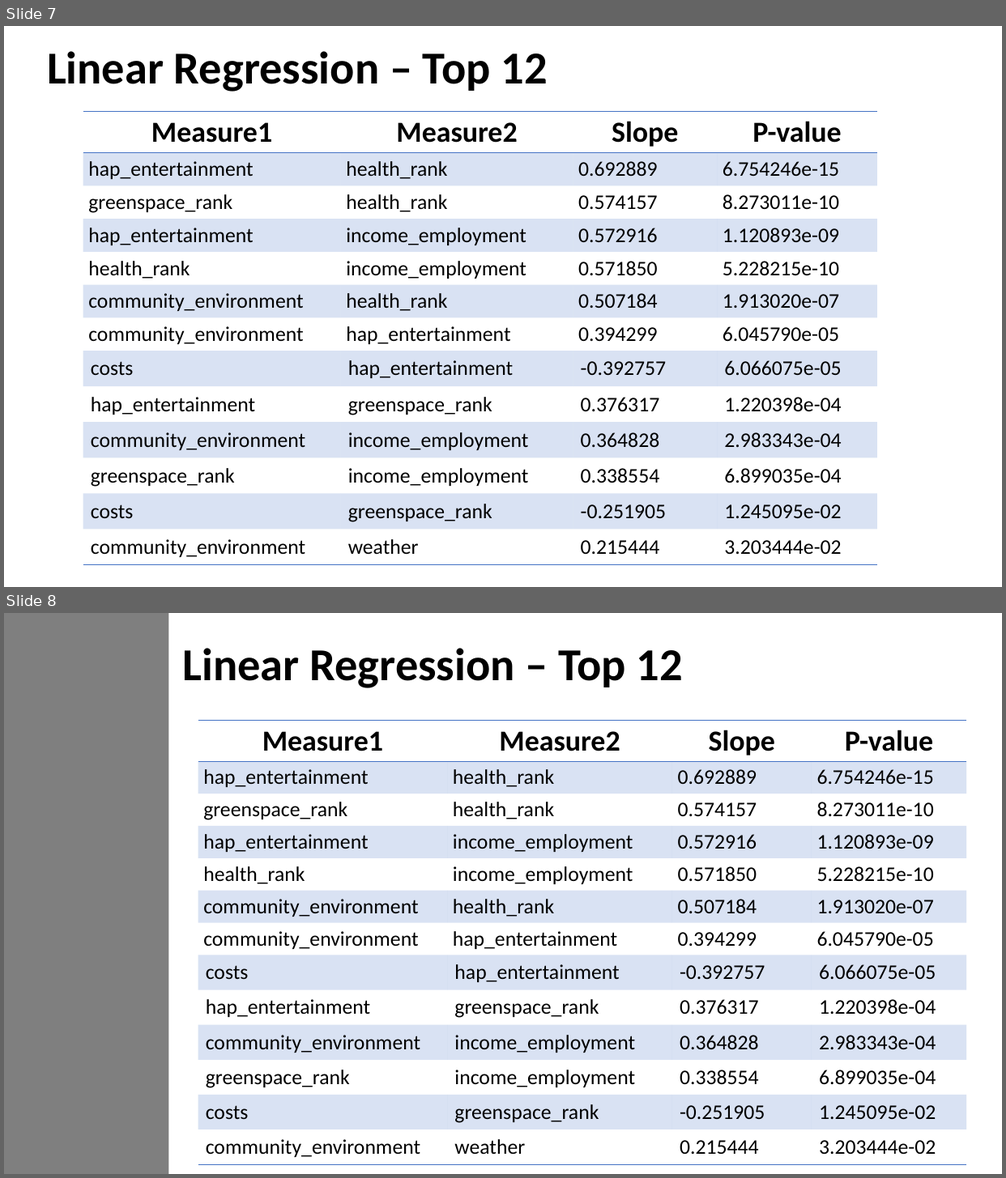
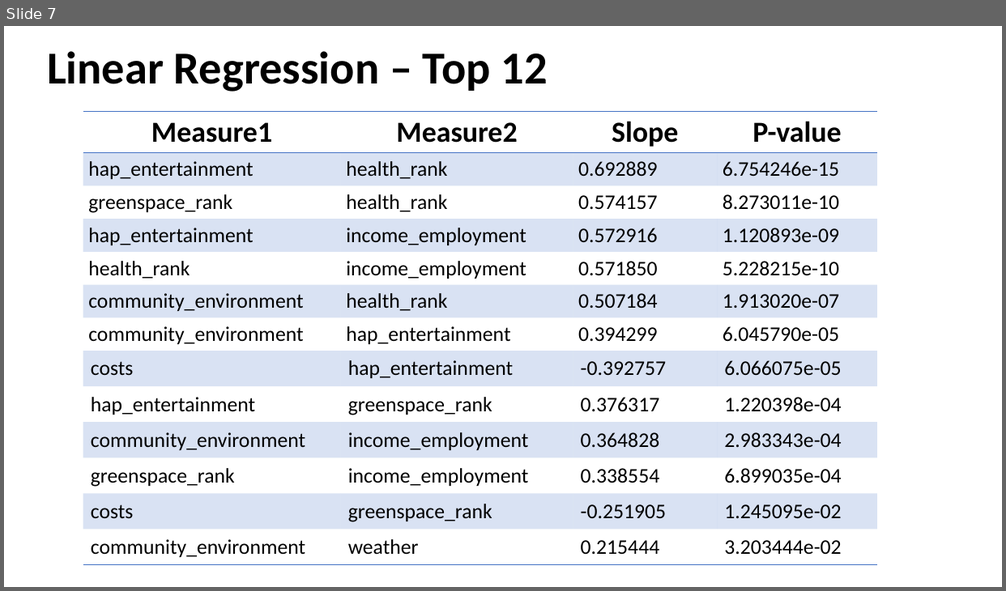
Before and after one commit to jamiedeguz/weatherornot, a slide deck: Presentation.pptx. Shown one above the other, each under a label of ours: slides 7 and 8 before the commit, slide 7 after it. The pictures are 1006x1178 and 1006x591 pixels, drawn with LibreOffice and Linux fonts; fonts in the diff are those of the drawing. Boxes give left, top, right and bottom in pixels: in the first picture for what was removed or moved away, otherwise in the second. Text is boxed around its words. In the diff, an @@ line names an element or a change of style, - is before the commit and + after.

```diff
--- a/Presentation.pptx
+++ b/Presentation.pptx
@@ slide 8 removed at (4,613,1002,1174), background #FFFFFF @@
@@ rectangle removed at (4,613,168,1174) @@
@@ title removed at (182,648,683,688) @@
-Linear Regression – Top 12
@@ table removed at (198,721,966,1165), 13 rows, 4 columns @@
-Measure1 | Measure2 | Slope | P-value
-hap_entertainment | health_rank | 0.692889 | 6.754246e-15
-greenspace_rank | health_rank | 0.574157 | 8.273011e-10
-hap_entertainment | income_employment | 0.572916 | 1.120893e-09
-health_rank | income_employment | 0.571850 | 5.228215e-10
-community_environment | health_rank | 0.507184 | 1.913020e-07
-community_environment | hap_entertainment | 0.394299 | 6.045790e-05
-costs | hap_entertainment | -0.392757 | 6.066075e-05
-hap_entertainment | greenspace_rank | 0.376317 | 1.220398e-04
-community_environment | income_employment | 0.364828 | 2.983343e-04
-greenspace_rank | income_employment | 0.338554 | 6.899035e-04
-costs | greenspace_rank | -0.251905 | 1.245095e-02
-community_environment | weather | 0.215444 | 3.203444e-02
```
Also in this commit, not shown: 2 slides changed, 27 other files.
